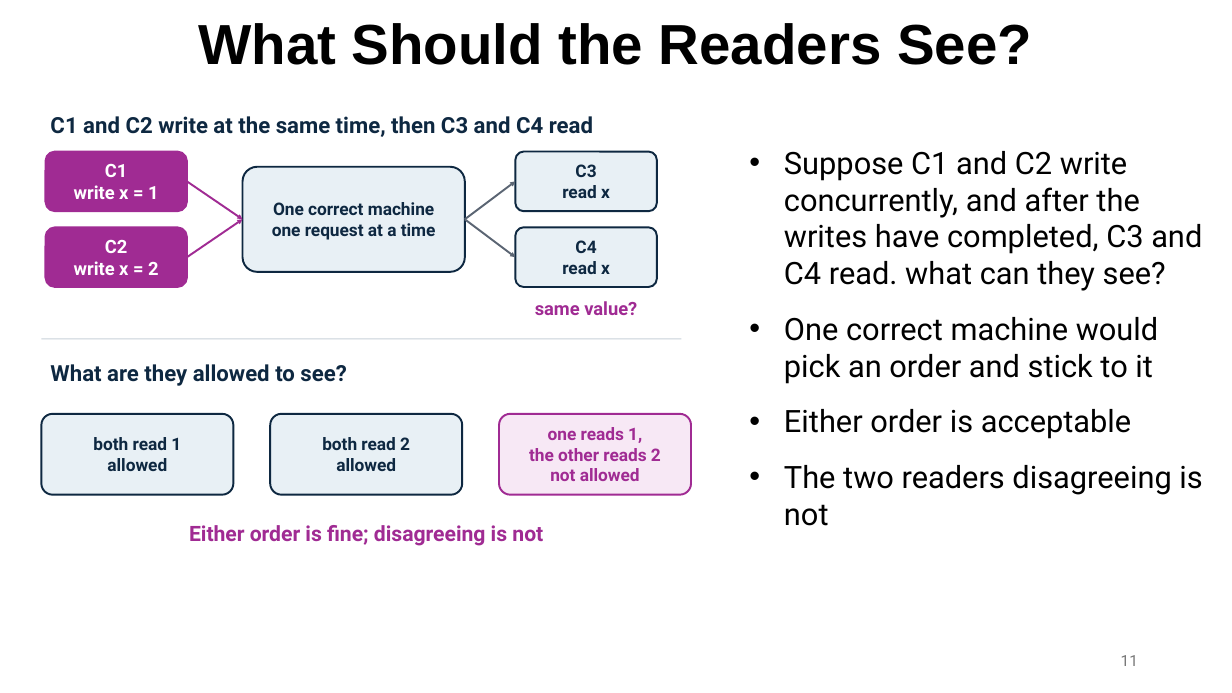
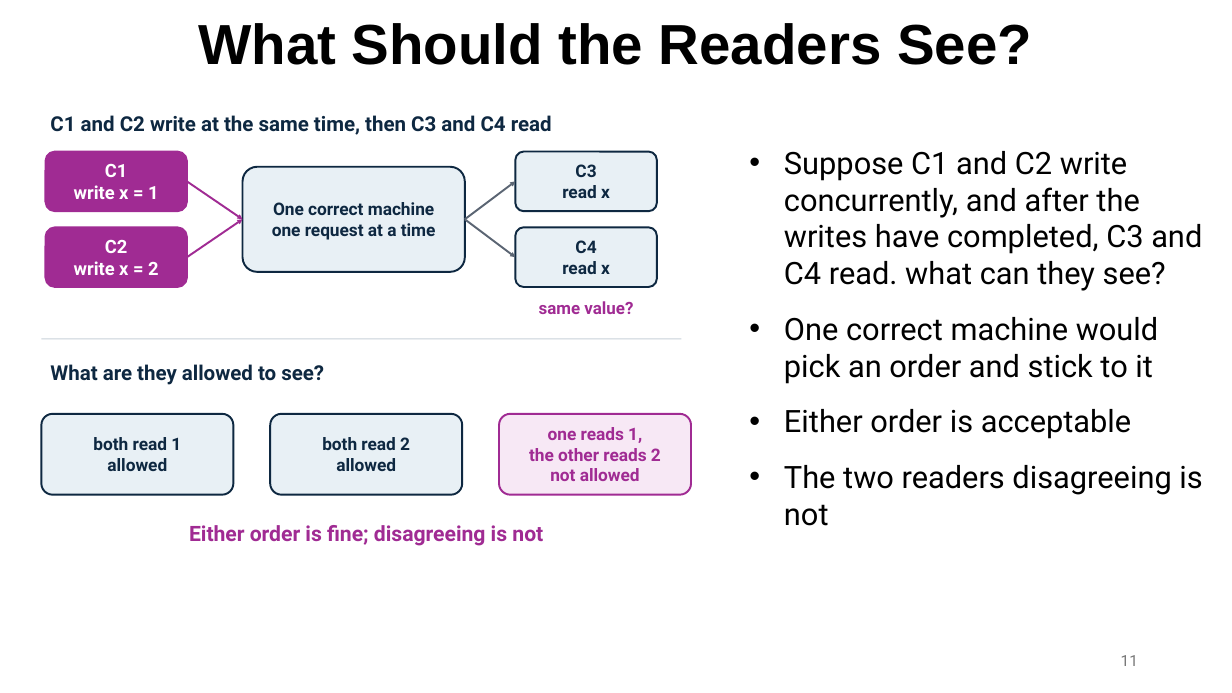
Before and after one commit to ec528/ec528.github.io, a slide deck: slide 11 of slides/fall26/4-gfs.pptx. Drawn at 1232x693 pixels with LibreOffice and Linux fonts; fonts in the diff are those of the drawing. Boxes give left, top, right and bottom in pixels: in the first picture for what was removed or moved away, otherwise in the second. Text is boxed around its words. In the diff, an @@ line names an element or a change of style, - is before the commit and + after.

```diff
--- a/slides/fall26/4-gfs.pptx
+++ b/slides/fall26/4-gfs.pptx
@@ text "C1 and C2 write at ..." at bbox=[50, 115, 552, 135]: size 17.2 to 16 pt @@
@@ text "same value?" at bbox=[539, 301, 633, 314]: size 14.2 to 13.2 pt @@
@@ text "What are they allowed to ..." at bbox=[50, 364, 324, 385]: size 17.2 to 16 pt @@
```
Also in this commit, not shown: 6 other slides changed.
